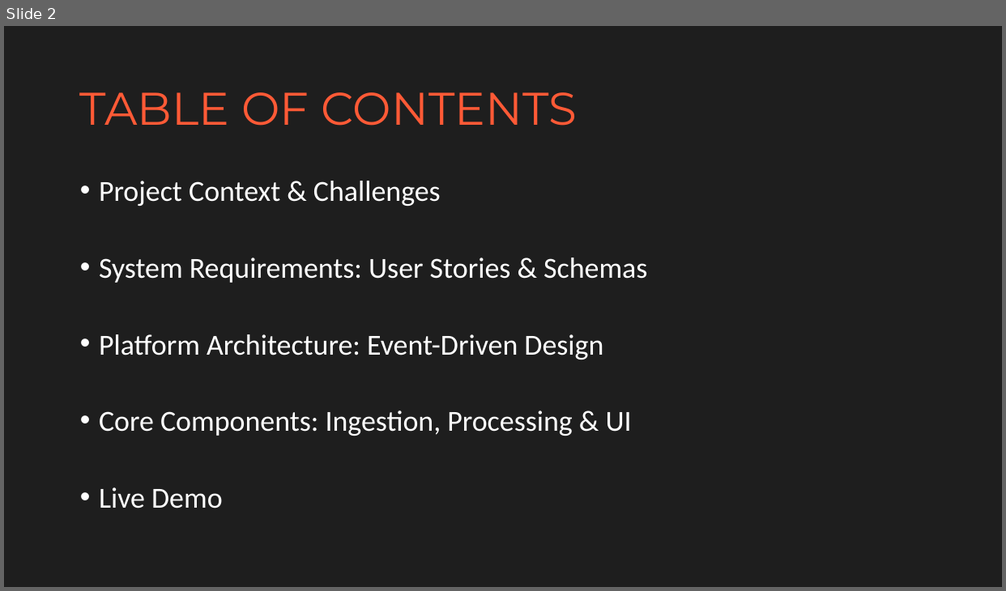
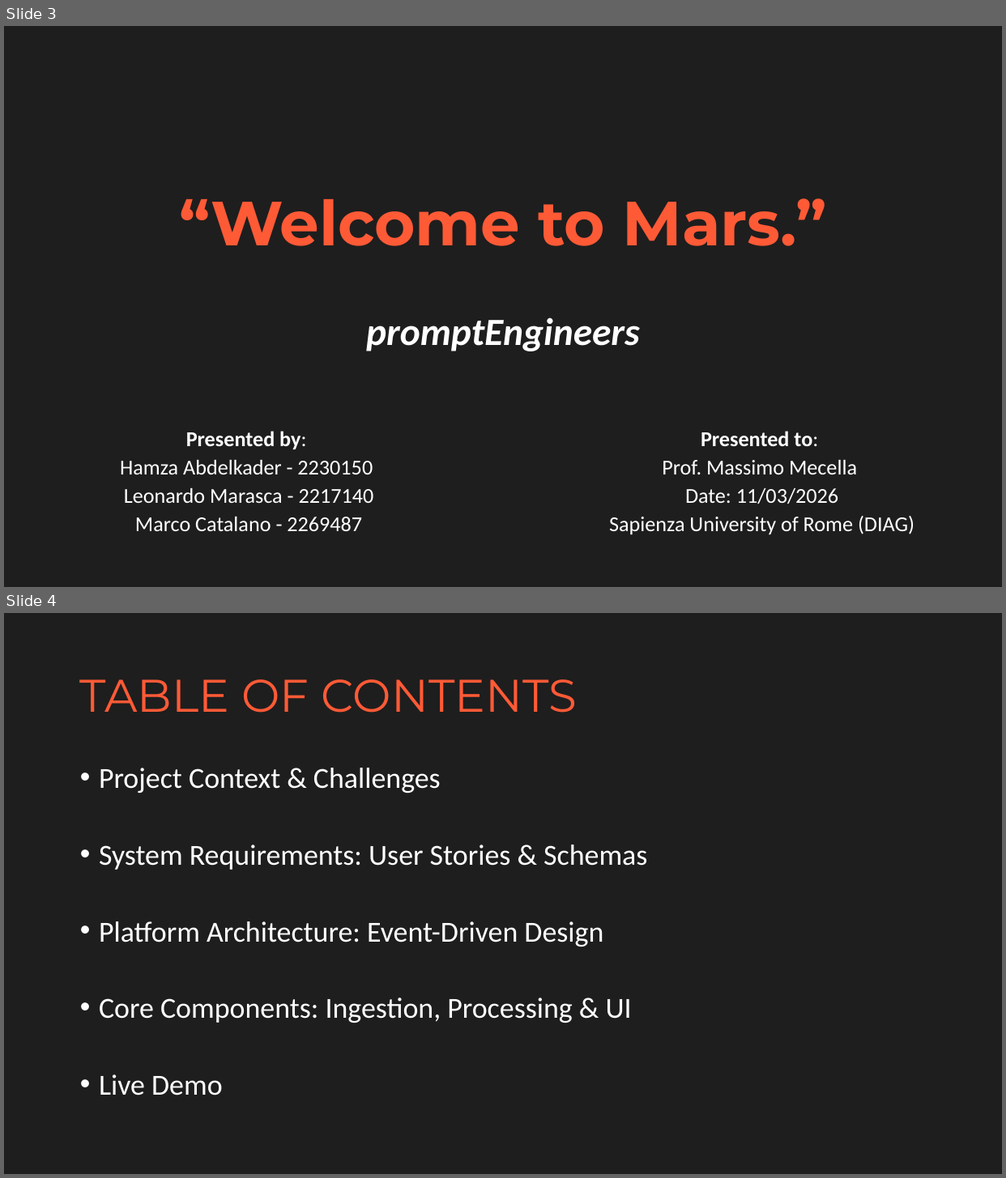
Before and after one commit to abdulkader2230150-creator/2230150_promptEngineers, a slide deck: booklets/presentation_MARS.pptx. Shown one above the other, each under a label of ours: slide 2 before the commit, slides 3 and 4 after it. The pictures are 1006x591 and 1006x1178 pixels, drawn with LibreOffice and Linux fonts; fonts in the diff are those of the drawing. Boxes give left, top, right and bottom in pixels: in the first picture for what was removed or moved away, otherwise in the second. Text is boxed around its words. In the diff, an @@ line names an element or a change of style, - is before the commit and + after.

```diff
--- a/booklets/presentation_MARS.pptx
+++ b/booklets/presentation_MARS.pptx
@@ slide 3 added at bbox=[4, 26, 1002, 587], background #1E1E1E @@
@@ title added at bbox=[179, 199, 827, 246], 60 pt, text #FF5A36, bold @@
+“Welcome to Mars.”
@@ subtitle added at bbox=[366, 318, 640, 352], 37 pt, text #FFFFFF, bold, italic @@
+promptEngineers
@@ text added at bbox=[120, 431, 374, 531], 20.4 pt, text #FFFFFF @@
+Presented by:
+Hamza Abdelkader - 2230150
+Leonardo Marasca - 2217140
+Marco Catalano - 2269487
@@ text added at bbox=[609, 431, 914, 535], 20.4 pt, text #FFFFFF @@
+Presented to:
+Prof. Massimo Mecella
+Date: 11/03/2026
+Sapienza University of Rome (DIAG)
@@ what was slide 2 is now slide 4 @@
```
Also in this commit, not shown: 3 slides changed, 6 other slides added, 2 slides removed.
